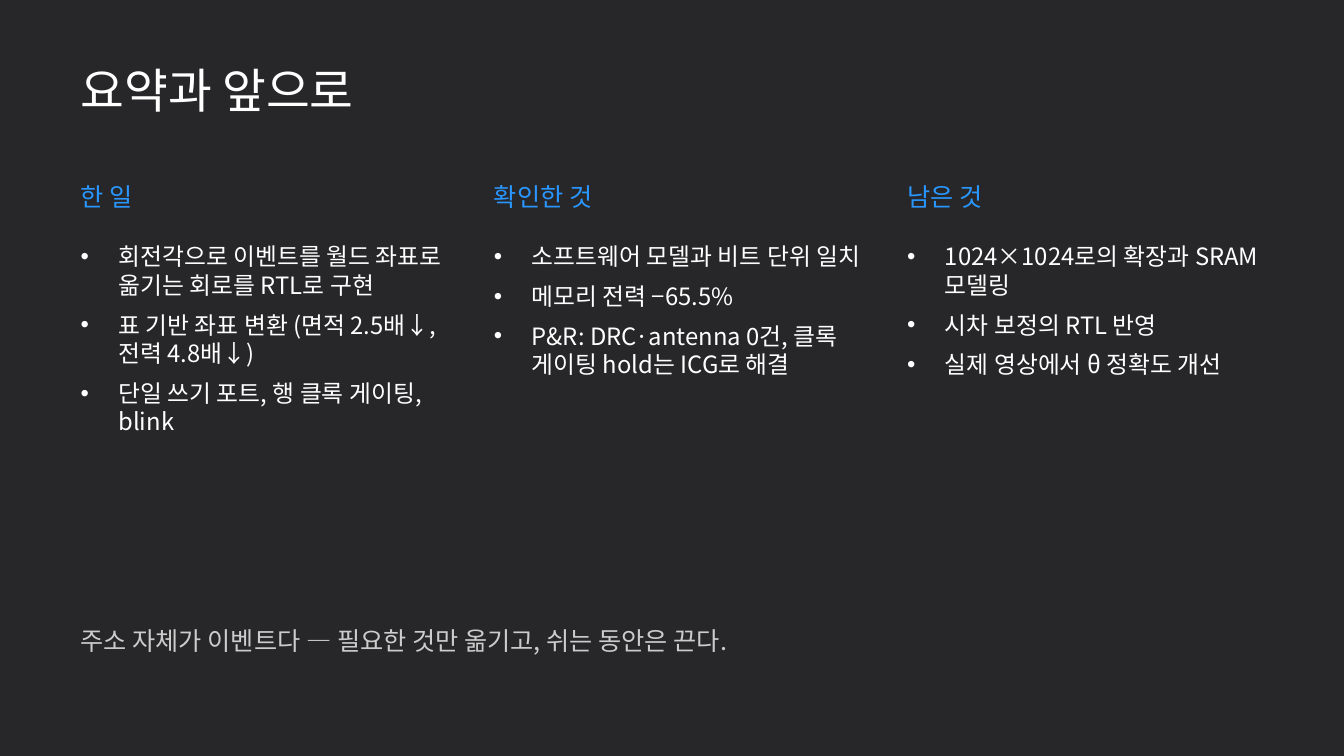
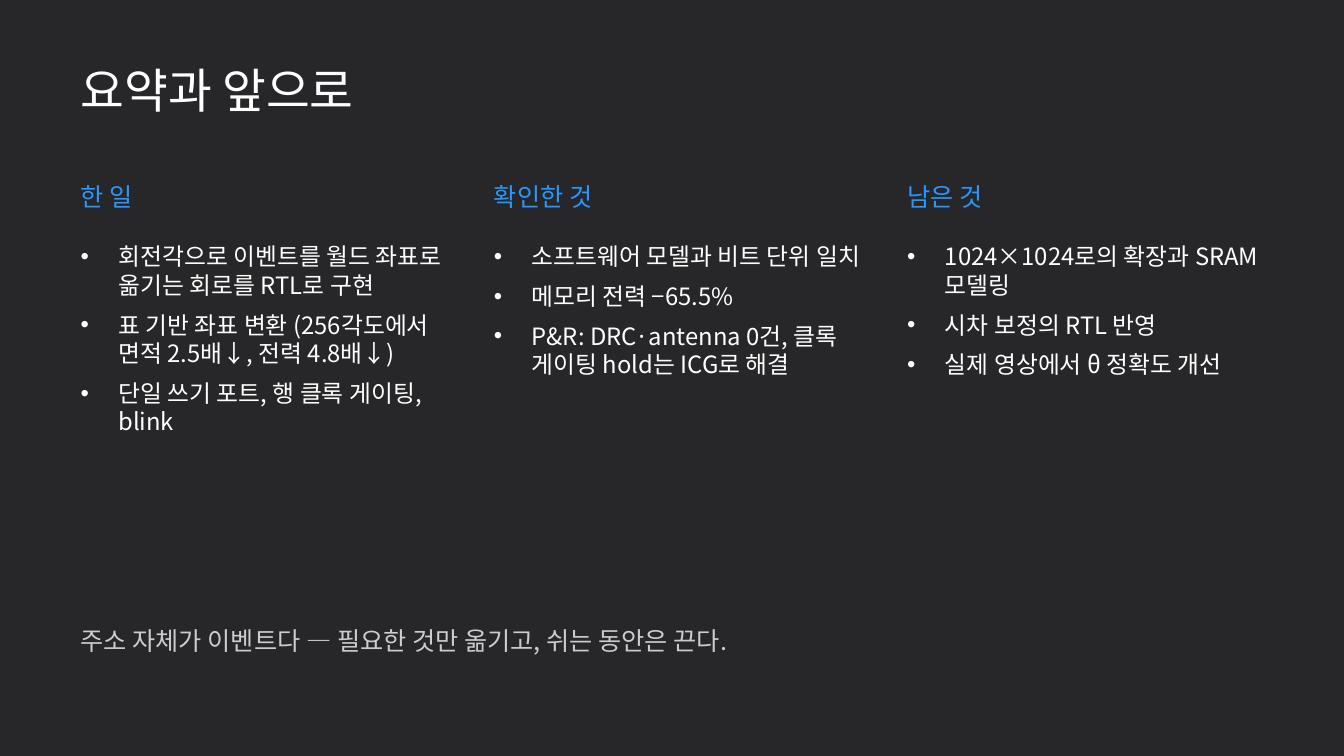
Before and after one commit to GangHeeJo/AI-SEMI, a slide deck: slide 19 of submission/REDRED_2차_발표자료.pptx. Drawn at 1344x756 pixels with LibreOffice and Linux fonts; fonts in the diff are those of the drawing. Boxes give left, top, right and bottom in pixels: in the first picture for what was removed or moved away, otherwise in the second. Text is boxed around its words. In the diff, an @@ line names an element or a change of style, - is before the commit and + after.

```diff
--- a/submission/REDRED_2차_발표자료.pptx
+++ b/submission/REDRED_2차_발표자료.pptx
@@ text at box(118, 314, 428, 367): text changed @@
-• 표 기반 좌표 변환 (면적 2.5배↓, 전력 4.8배↓)
+• 표 기반 좌표 변환 (256각도에서 면적 2.5배↓, 전력 4.8배↓)
```
Also in this commit, not shown: 4 other slides changed, 29 other files.
